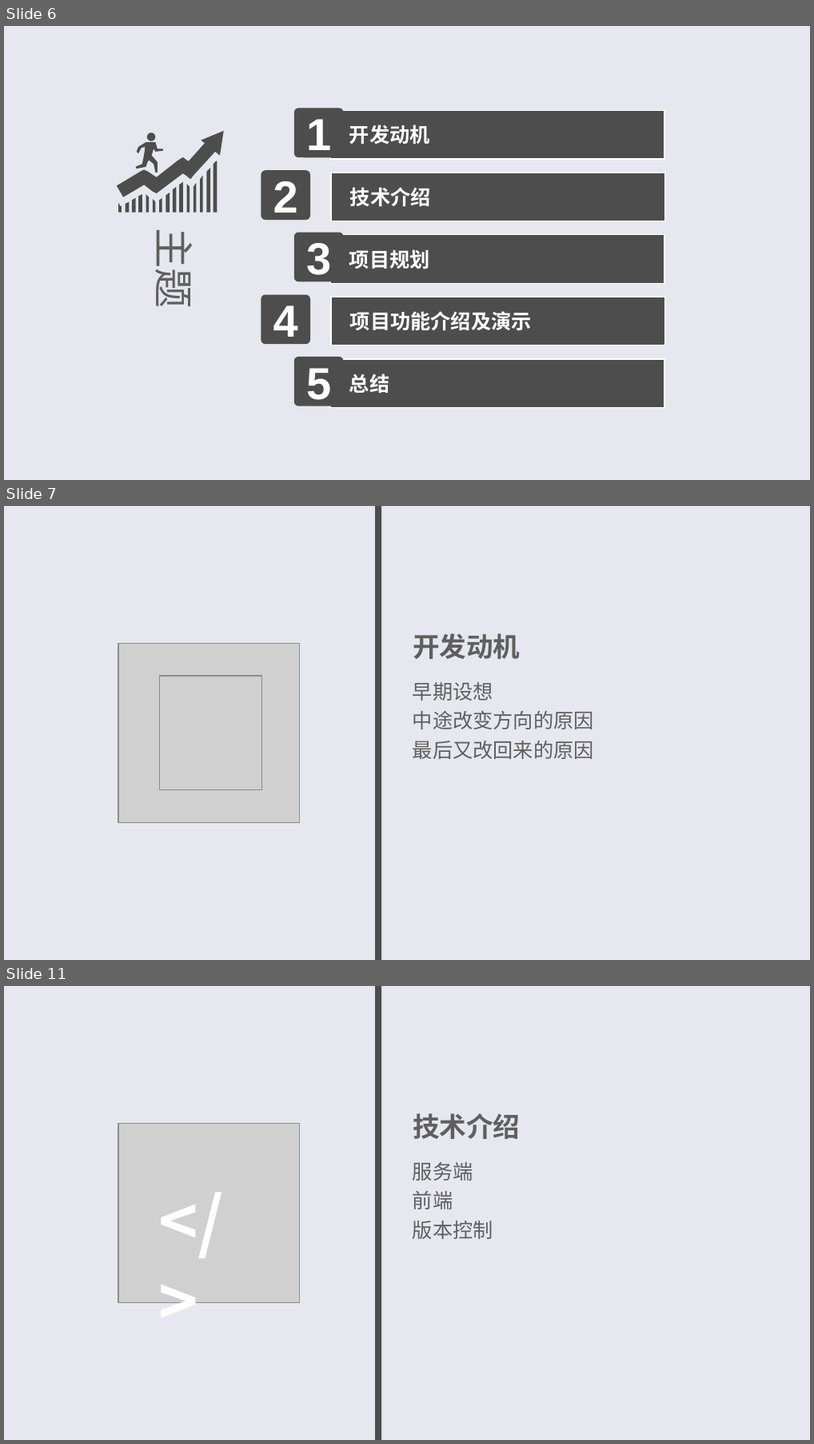
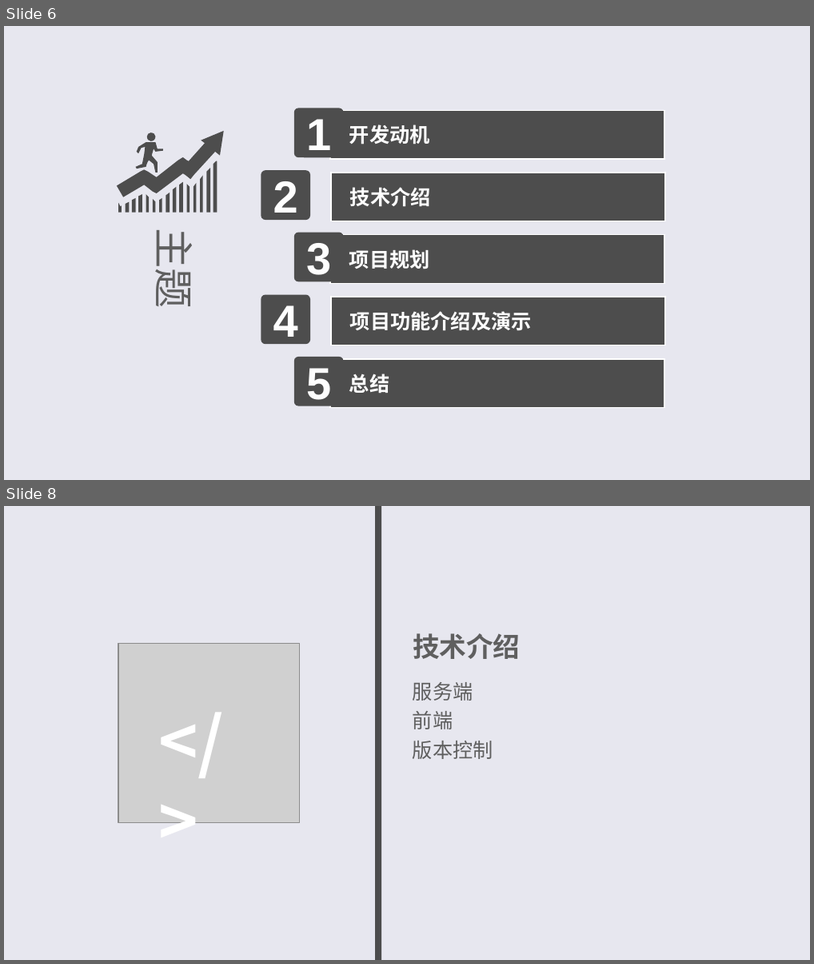
Before and after one commit to bytrix/report, a slide deck: 答辩.ppt. Shown one above the other, each under a label of ours: slides 6, 7 and 11 before the commit, slides 6 and 8 after it; the slides between them are not shown. The pictures are 814x1444 and 814x964 pixels, drawn with LibreOffice and Linux fonts; fonts in the diff are those of the drawing; grey boxes stand for pictures. Boxes give left, top, right and bottom in pixels: in the first picture for what was removed or moved away, otherwise in the second. Text is boxed around its words. In the diff, an @@ line names an element or a change of style, - is before the commit and + after.

```diff
--- a/答辩.ppt
+++ b/答辩.ppt
@@ slide 7 removed at [4, 506, 810, 960], background #E7E7EF @@
@@ rectangle removed at [376, 506, 382, 960] @@
@@ picture removed at [118, 643, 299, 823] @@
@@ text removed at [413, 633, 520, 659] @@
-开发动机
@@ picture removed at [160, 676, 262, 790] @@
@@ text removed at [413, 682, 594, 759] @@
-早期设想
-中途改变方向的原因
-最后又改回来的原因
@@ what was slide 11 is now slide 8 @@
```
Also in this commit, not shown: 2 slides changed, 2 slides added, 4 other slides removed, 1 other file.
